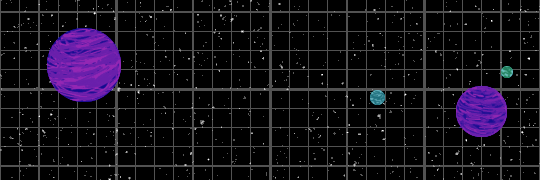
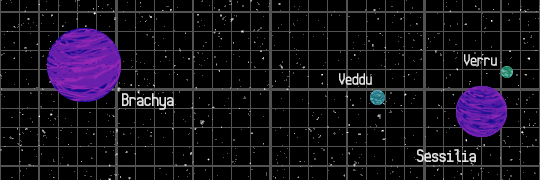
Two versions of the same layered image (540x180). Layer-by-layer changes:
added layer "Sessilia" above "Veddu" over [417, 149, 476, 162]
added layer "Veddu" above "Verru" over [339, 73, 372, 85]
added layer "Verru" above "Brachya" over [464, 54, 497, 66]
added layer "Brachya" above "Layer 1" over [122, 93, 174, 110]
